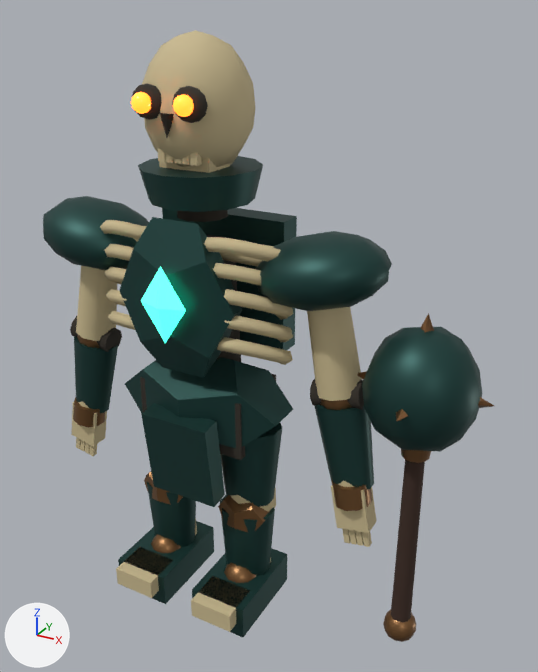
Before and after pictures for a commit that changed the glTF model game/assets/models/enemies/ossuary-guardian-v1/ossuary-guardian-lod0.glb.
Both versions are drawn from a 50 mm lens placed at (1.49, -2.2, 2.31), pointed at (0.26, 0.03, 1.2). Arrows for +X, +Y and +Z are at lower left; the lights stay in place. The first picture is the older version. Vertices at exactly the same position are counted once.

Before the edit, the objects in view are built like this:
```python
ob_mace_grip = bpy.data.objects.new('mace_grip', me_mesh_77)
ob_mace_grip.location = (0.0, 0.0, 0.0)
ob_mace_head = bpy.data.objects.new('mace_head', me_mesh_80)
ob_mace_head.location = (0.0, 0.0, 0.0)
ob_mace_neck = bpy.data.objects.new('mace_neck', me_mesh_79)
ob_mace_neck.location = (0.0, 0.0, 0.0)
ob_mace_pommel = bpy.data.objects.new('mace_pommel', me_mesh_78)
ob_mace_pommel.location = (0.0, 0.0, 0.0)
ob_mace_stud_0_0_1 = bpy.data.objects.new('mace_stud_0_0_1', me_mesh_83)
ob_mace_stud_0_0_1.location = (0.0, 0.0, 0.0)
ob_mace_stud_0_1_0 = bpy.data.objects.new('mace_stud_0_1_0', me_mesh_85)
ob_mace_stud_0_1_0.location = (0.0, 0.0, 0.0)
ob_mace_stud_1_0_0 = bpy.data.objects.new('mace_stud_1_0_0', me_mesh_81)
ob_mace_stud_1_0_0.location = (0.0, 0.0, 0.0)
ob_right_upper_arm_bone = bpy.data.objects.new('right_upper_arm_bone', me_mesh_46)
ob_right_upper_arm_bone.location = (0.0, 0.0, 0.0)
# also in view: 'rib_4_right' at (0.22, -0.08, 1.18); 'gorget' at (0.0, 0.0, 1.75); 'right_bracer' at (0.59, 0.0, 0.85); 'left_bracer' at (-0.59, 0.0, 0.85); 'right_greave' at (0.19, -0.04, 0.28)
```
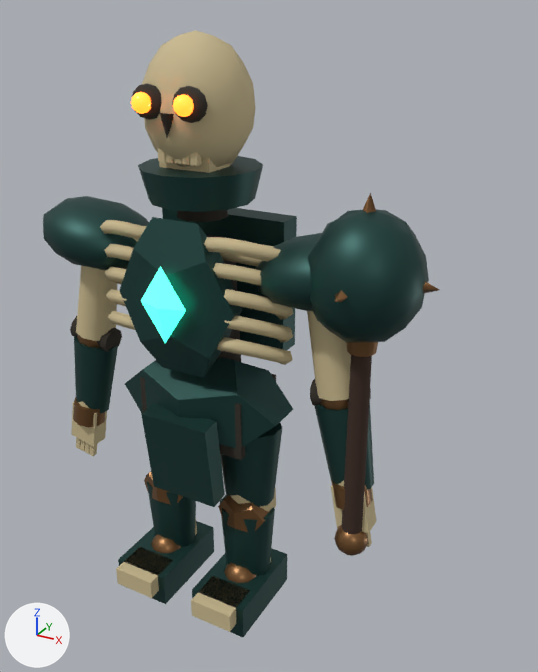
Where the change shows, as pixel boxes [x1, y1, x2, y2] in the pictures (538 x 672 px):
'mace_head', moved: before [362, 327, 482, 452]; after [308, 209, 429, 342]
'mace_grip', moved: before [391, 459, 425, 622]; after [342, 355, 372, 534]
'mace_pommel', reshaped: before [383, 609, 416, 642]; after [334, 525, 368, 556]
'mace_neck', moved: before [401, 449, 431, 463]; after [346, 342, 378, 357]
'mace_stud_0_1_0', moved (mostly hidden): before [421, 313, 434, 332]; after [363, 193, 376, 213]
'mace_stud_1_0_0', moved (mostly hidden): before [478, 397, 494, 408]; after [423, 281, 439, 293]
'mace_stud_0_0_1', moved (mostly hidden): before [396, 409, 408, 421]; after [335, 290, 347, 302]
part 2 of me_mesh_78, deleted (brown): before [383, 609, 416, 642]
part 3 of me_mesh_78, added (brown): after [334, 525, 368, 556]
'right_pauldron', unchanged, covered by the edit: before [256, 231, 392, 311]; after [256, 233, 322, 311]

What changed in the scene script:
```text
Change me_mesh_77:
    used by ob_mace_grip; location = (0.0, 0.0, 0.0)
    remove me_mesh_77.from_pydata(...)  # 26 vertices, 48 faces; spans x 0.82..0.9, y -0.04..0.04, z 0.12..0.9
    add me_mesh_77.from_pydata(...)  # 26 vertices, 48 faces; spans x 0.62..0.7, y -0.095..-0.015, z 0.5..1.28
    me_mesh_77 part 1: the whole mesh is moved by (-0.2, -0.055, 0.38)
Change me_mesh_78:
    used by ob_mace_pommel; location = (0.0, 0.0, 0.0)
    remove me_mesh_78.from_pydata(...)  # 67 vertices, 120 faces; spans x 0.795..0.925, y -0.065..0.065, z 0.035..0.165
    add me_mesh_78.from_pydata(...)  # 62 vertices, 120 faces; spans x 0.595..0.725, y -0.12..0.01, z 0.415..0.545
    me_mesh_78 part 2: 67 vertices removed from x 0.795..0.925, y -0.065..0.065, z 0.035..0.165
    me_mesh_78 part 3: 62 vertices added at x 0.595..0.725, y -0.12..0.01, z 0.415..0.545, forming a UV sphere (12 segments, 6 rings, poles along z)
Change me_mesh_79:
    used by ob_mace_neck; location = (0.0, 0.0, 0.0)
    remove me_mesh_79.from_pydata(...)  # 26 vertices, 48 faces; spans x 0.79..0.93, y -0.07..0.07, z 0.88..1.04
    add me_mesh_79.from_pydata(...)  # 26 vertices, 48 faces; spans x 0.59..0.73, y -0.125..0.015, z 1.26..1.42
    me_mesh_79 part 4: the whole mesh is moved by (-0.2, -0.055, 0.38)
Change me_mesh_80:
    used by ob_mace_head; location = (0.0, 0.0, 0.0)
    remove me_mesh_80.from_pydata(...)  # 74 vertices, 144 faces; spans x 0.66..1.059, y -0.199..0.199, z 0.916..1.364
    add me_mesh_80.from_pydata(...)  # 74 vertices, 144 faces; spans x 0.461..0.859, y -0.255..0.145, z 1.296..1.744
    me_mesh_80 part 5: the whole mesh is moved by (-0.2, -0.055, 0.38)
Change me_mesh_81:
    used by ob_mace_stud_1_0_0; location = (0.0, 0.0, 0.0)
    remove me_mesh_81.from_pydata(...)  # 6 vertices, 8 faces; spans x 0.995..1.105, y -0.045..0.045, z 1.095..1.185
    add me_mesh_81.from_pydata(...)  # 6 vertices, 8 faces; spans x 0.795..0.905, y -0.1..-0.01, z 1.475..1.565
    me_mesh_81 part 6: the whole mesh is moved by (-0.2, -0.055, 0.38)
Change me_mesh_83:
    used by ob_mace_stud_0_0_1; location = (0.0, 0.0, 0.0)
    remove me_mesh_83.from_pydata(...)  # 6 vertices, 8 faces; spans x 0.815..0.905, y -0.245..-0.135, z 1.095..1.185
    add me_mesh_83.from_pydata(...)  # 6 vertices, 8 faces; spans x 0.615..0.705, y -0.3..-0.19, z 1.475..1.565
    me_mesh_83 part 7: the whole mesh is moved by (-0.2, -0.055, 0.38)
Change me_mesh_85:
    used by ob_mace_stud_0_1_0; location = (0.0, 0.0, 0.0)
    remove me_mesh_85.from_pydata(...)  # 6 vertices, 8 faces; spans x 0.815..0.905, y -0.045..0.045, z 1.305..1.415
    add me_mesh_85.from_pydata(...)  # 6 vertices, 8 faces; spans x 0.615..0.705, y -0.1..-0.01, z 1.685..1.795
    me_mesh_85 part 8: the whole mesh is moved by (-0.2, -0.055, 0.38)
```
